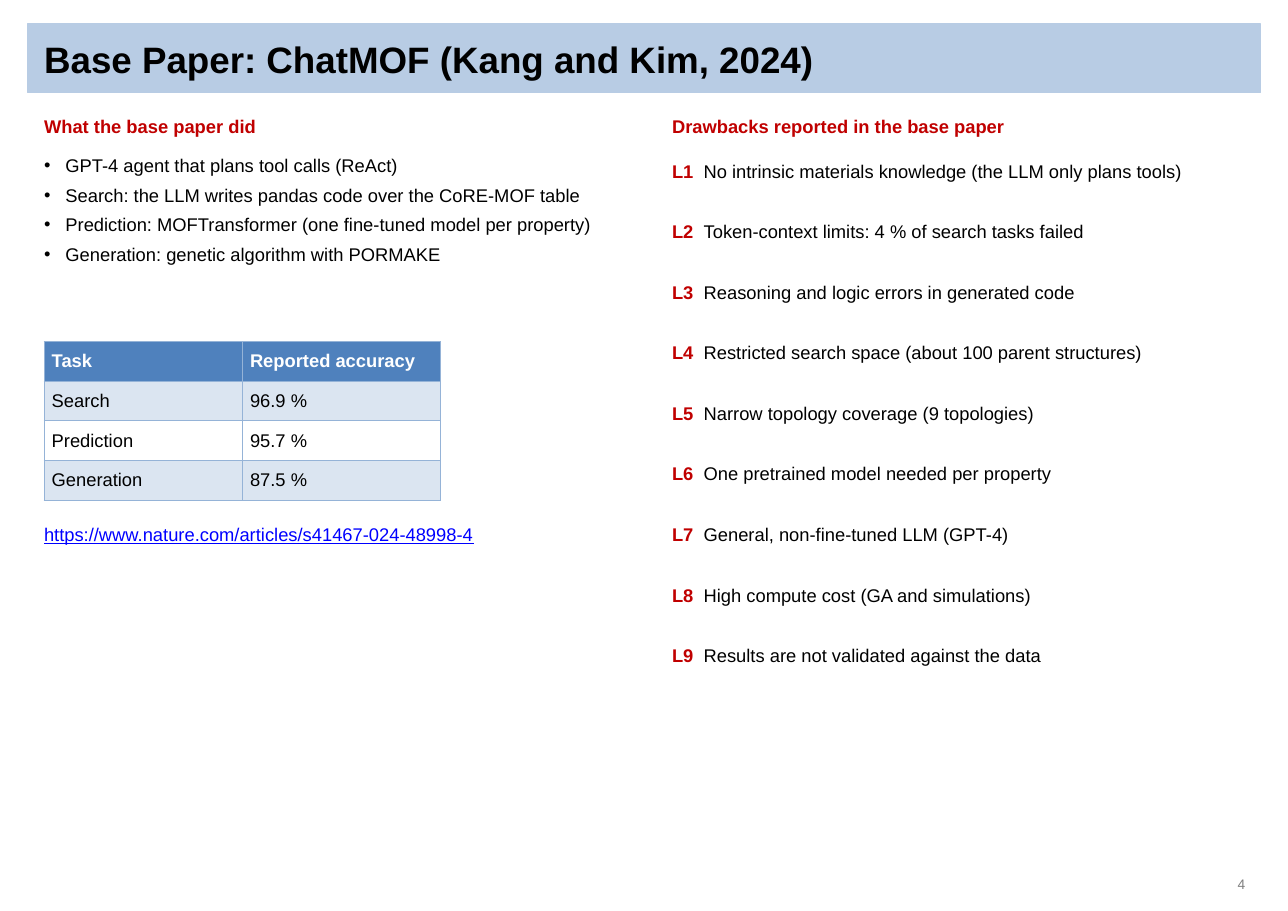
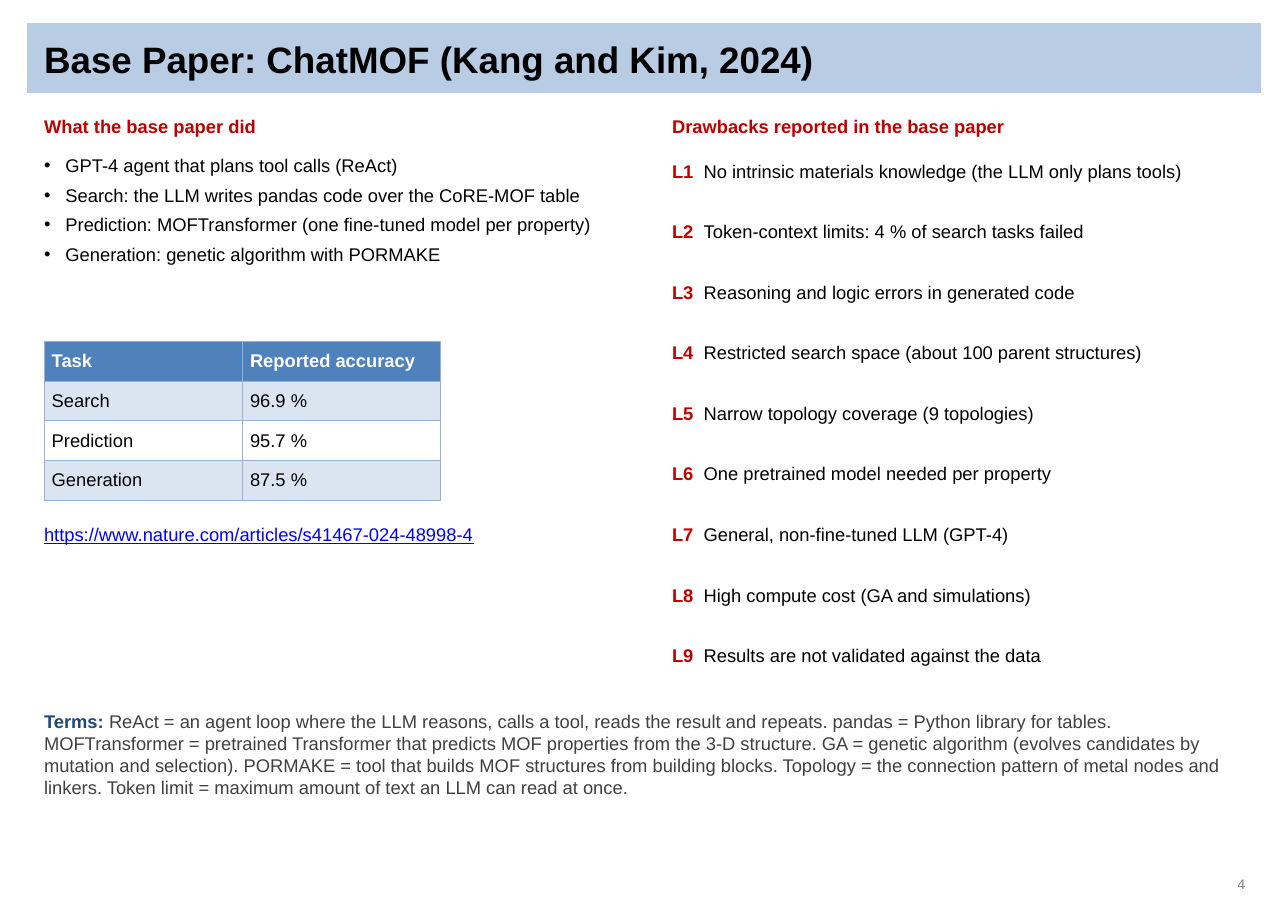
Before and after one commit to Sai-Mohith24/MOFChat-AI-Driven-Material-Recommendation-, a slide deck: slide 4 of reviews/final_review/MOFChat_Final_Review.pptx. Drawn at 1288x911 pixels with LibreOffice and Linux fonts; fonts in the diff are those of the drawing. Boxes give left, top, right and bottom in pixels: in the first picture for what was removed or moved away, otherwise in the second. Text is boxed around its words. In the diff, an @@ line names an element or a change of style, - is before the commit and + after.

```diff
--- a/reviews/final_review/MOFChat_Final_Review.pptx
+++ b/reviews/final_review/MOFChat_Final_Review.pptx
@@ text added at (44, 714, 1220, 794), 12 pt, text #404040 @@
+Terms: ReAct = an agent loop where the LLM reasons, calls a tool, reads the result and repeats. pandas = Python library for tables. MOFTransformer = pretrained Transformer that predicts MOF properties from the 3-D structure. GA = genetic algorithm (evolves candidates by mutation and selection). PORMAKE = tool that builds MOF structures from building blocks. Topology = the connection pattern of metal nodes and linkers. Token limit = maximum amount of text an LLM can read at once.
```
Also in this commit, not shown: 30 other slides changed, 3 other files.
